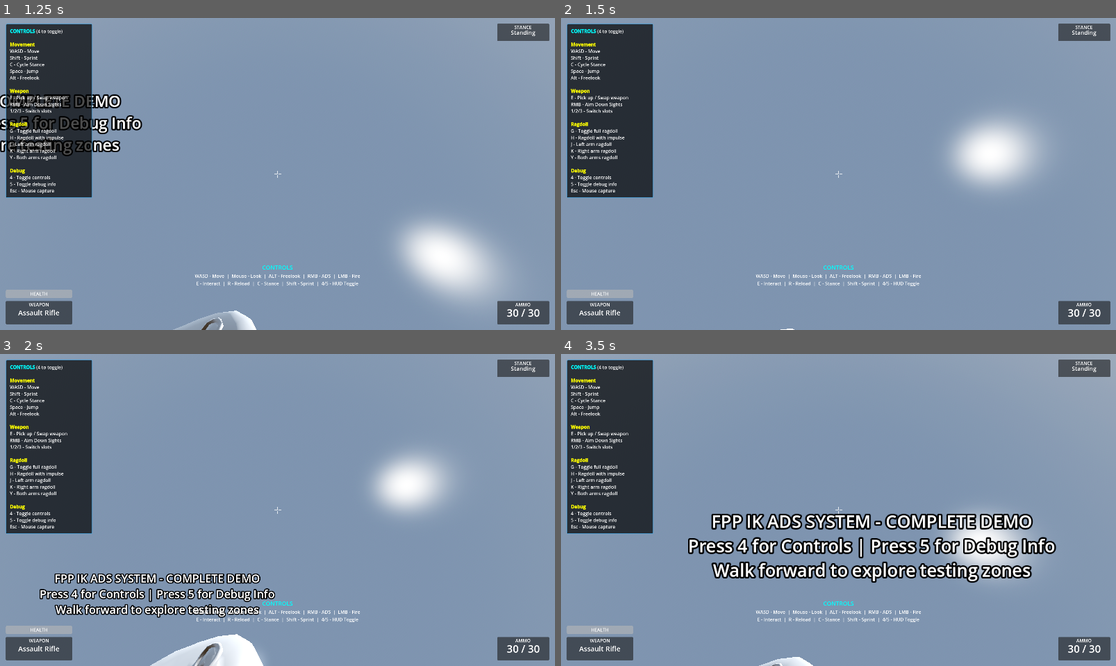
Above: before the commit, frames 1-4 (two rows, left to right).
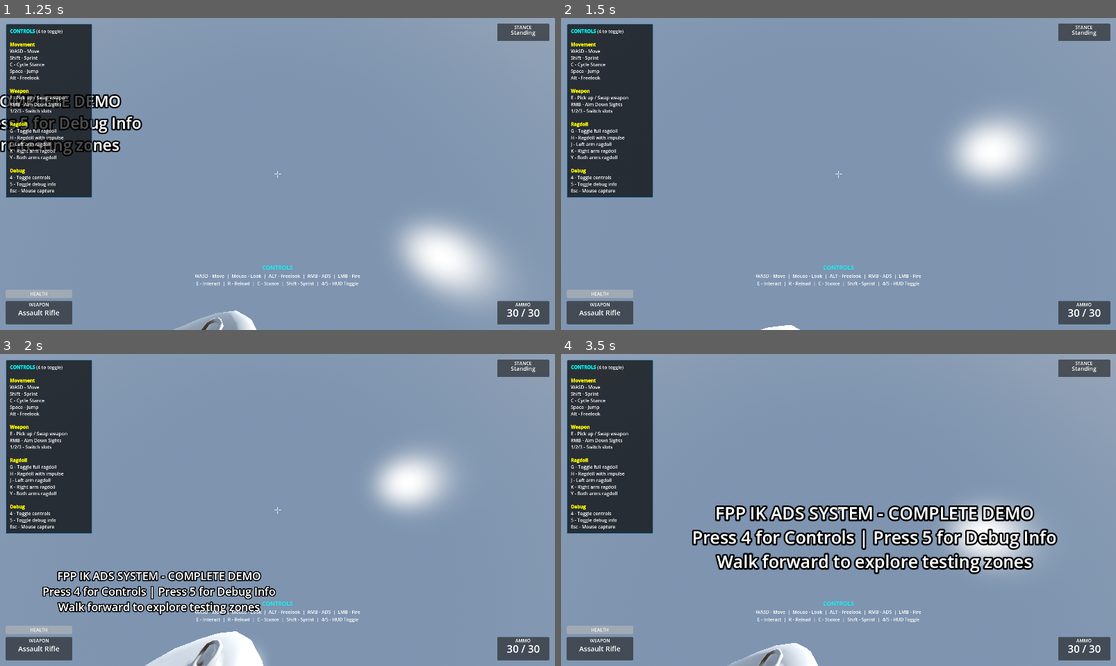
Above: after the commit, the same moments.

Repository: lmf-git/fpp-ik-ads
Game: Godot game, scene res://scenes/enhanced_demo.tscn
The game is run twice, just before and just after one commit, with the same random seed, the same clock (stepped at 60 frames per second) and the same inputs.
Inputs (mouse positions are in pixels of both pictures, inside the frame that each line leads up to):
- Up to frame 1 (1.25 s): tap Enter (ui_accept) at 0.5 s; move the mouse to (305, 174) at 0.52 s; hold W (move_forward) from 0.53 s (still down); hold Alt (freelook) from 0.53 s (still down); click (305, 174) at 0.67 s; tap Space (jump) at 0.77 s
- Up to frame 2 (1.5 s): keep holding W (move_forward); move the mouse to (810, 174) at 1.27 s; release Alt (freelook) at 1.28 s; right-click (810, 174) at 1.35 s
- Up to frame 3 (2 s): keep holding W (move_forward); tap Space (jump) at 1.52 s; tap Alt (freelook) at 1.55 s
- Up to frame 4 (3.5 s): keep holding W (move_forward); move the mouse to (849, 503) at 2.02 s; hold Alt (freelook) 2.03-2.78 s; tap C (crouch) at 2.1 s; move the mouse to (832, 516) at 2.77 s; click (832, 516) at 2.85 s; tap Space (jump) at 3.02 s; tap Alt (freelook) at 3.05 s

Frame 1 is identical in both runs. In frame 2, less than 0.1% of the frame differs, in the area x 36-44%, y 98-100%; in frame 3, 4.0%; in frame 4, 12%, in the area x 22-90%, y 48-100%.

Commit message:
Fix FPS camera orientation - camera now looks forward correctly
The FPS camera was looking up at the sky because head bone rotation
was being applied in normal FPS mode. Since the camera is a child of
the head bone, it inherited that rotation incorrectly.

Solution:
- In normal FPS mode: Reset head/spine bones to rest pose (IDENTITY)
  and rotate the camera node directly for pitch control
- In freelook mode: Apply rotation to head bone and reset camera's
  local rotation to zero so it inherits the head bone rotation
- Body yaw is handled by rotating the entire character body

This ensures the camera looks straight forward in FPS mode and
correctly follows head rotation during freelook.

Diff:
--- a/scripts/components/camera_controller_component.gd
+++ b/scripts/components/camera_controller_component.gd
@@ -168,9 +168,15 @@
 	if not skeleton or _head_bone_idx < 0:
 		return
 
-	# Calculate head rotation
-	# In normal FPS mode, only pitch (no yaw since body handles that)
-	# In freelook/third-person, both pitch and yaw
+	# In normal FPS mode, reset bones to rest pose
+	# The camera pitch is handled by the camera itself, not bone rotation
+	if not is_freelooking and not is_third_person:
+		skeleton.set_bone_pose_rotation(_head_bone_idx, Quaternion.IDENTITY)
+		if _spine_bone_idx >= 0:
+			skeleton.set_bone_pose_rotation(_spine_bone_idx, Quaternion.IDENTITY)
+		return
+
+	# In freelook/third-person modes, apply head rotation
 	var head_pitch := camera_x_rotation  # Camera pitch directly controls head pitch
 	var head_yaw := freelook_offset
 
@@ -212,6 +218,16 @@
 			third_person_camera.current = false
 			fps_camera.current = true
 
+		# In FPS mode, handle camera rotation
+		if is_freelooking:
+			# When freelooking, head bone handles rotation - reset camera local rotation
+			fps_camera.rotation = Vector3.ZERO
+		else:
+			# In normal FPS mode, camera rotates for pitch (head bone is at rest)
+			fps_camera.rotation.x = camera_x_rotation
+			fps_camera.rotation.y = 0  # Yaw is handled by body rotation
+			fps_camera.rotation.z = 0
+
 ## Update ADS (Aim Down Sights) FOV
 func update_ads(delta: float, is_aiming: bool) -> void:
 	var target_ads := 1.0 if is_aiming else 0.0
